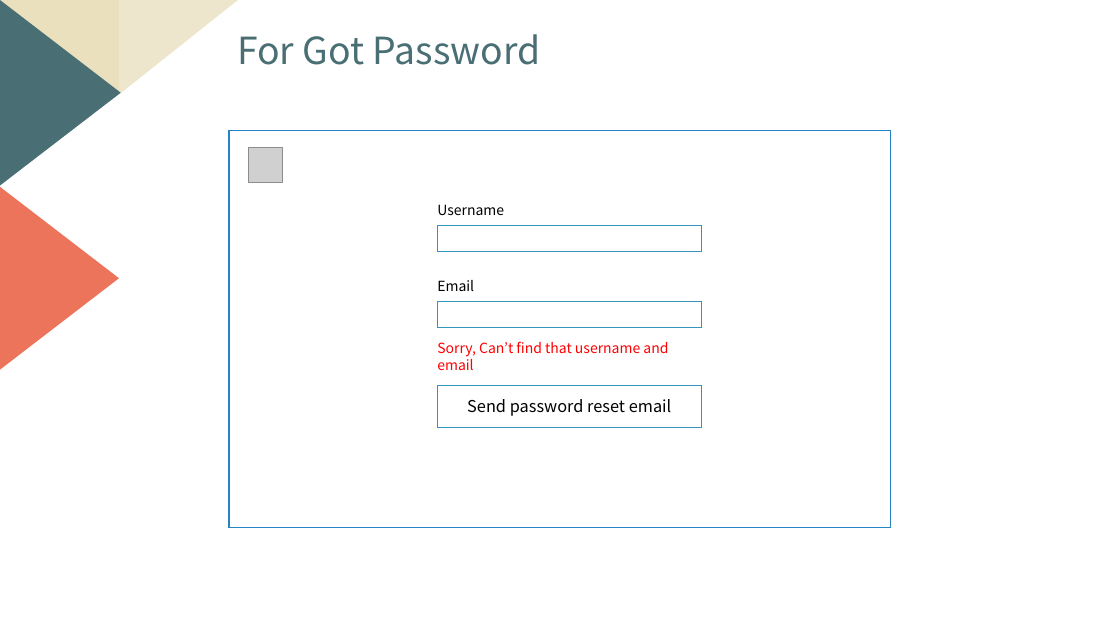
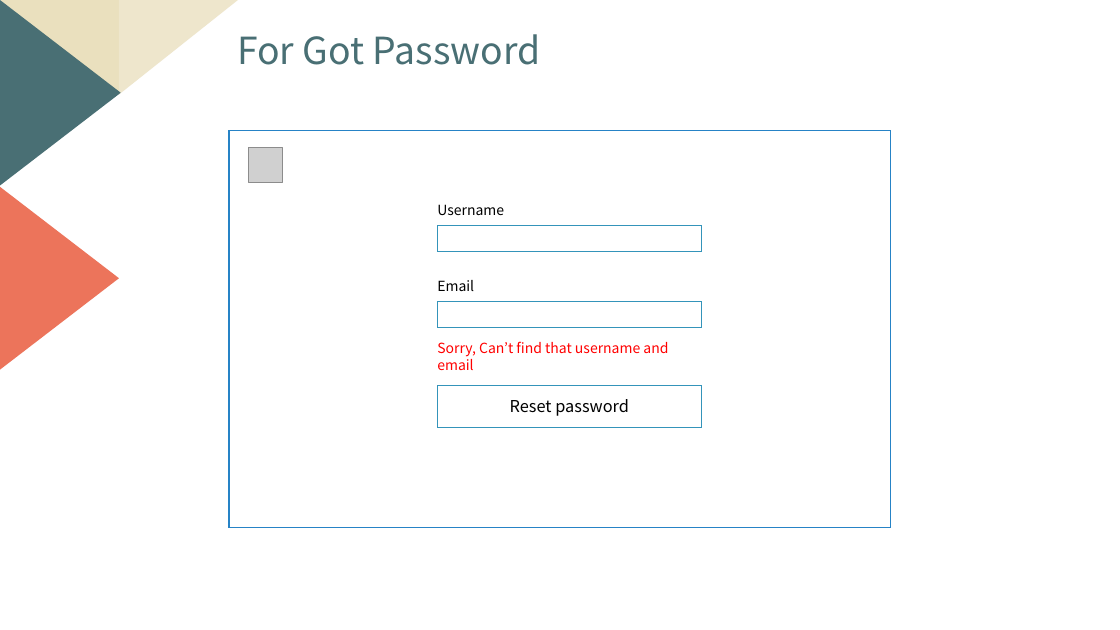
Before and after one commit to jhbaessi/coffee_beans, a slide deck: slide 5 of docs/GUI_Design_Concepts.pptx. Drawn at 1120x630 pixels with LibreOffice and Linux fonts; fonts in the diff are those of the drawing; grey boxes stand for pictures. Boxes give left, top, right and bottom in pixels: in the first picture for what was removed or moved away, otherwise in the second. Text is boxed around its words. In the diff, an @@ line names an element or a change of style, - is before the commit and + after.

```diff
--- a/docs/GUI_Design_Concepts.pptx
+++ b/docs/GUI_Design_Concepts.pptx
@@ text in rectangle at (x1=510, y1=399, x2=629, y2=416): text changed @@
-Send password reset email
+Reset password
```
Also in this commit, not shown: 2 other slides changed.
